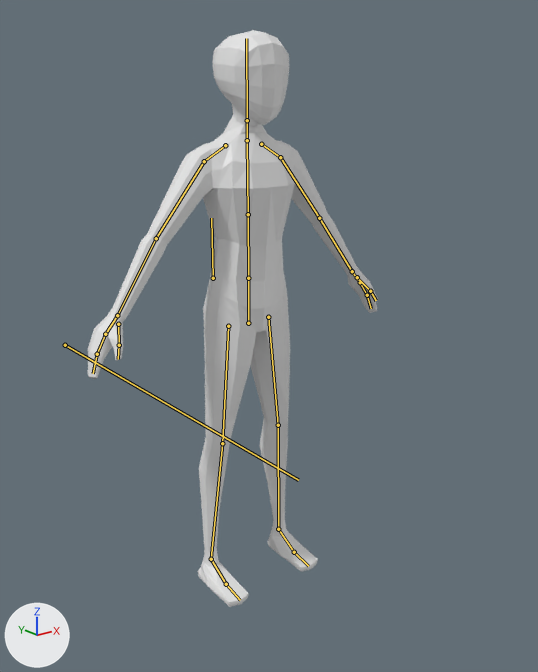
The Blender file Assets/BlenderModels/MainCharacter.blend, before and after one commit.
Camera for both pictures: a camera (50 mm lens) standing at (-1.55, -2.05, 1.77) and looking at (0.08, -0.02, 0.96). The lights are fixed; the arrows at lower left show +X, +Y and +Z. The bones that bend it are drawn over the model as lines.
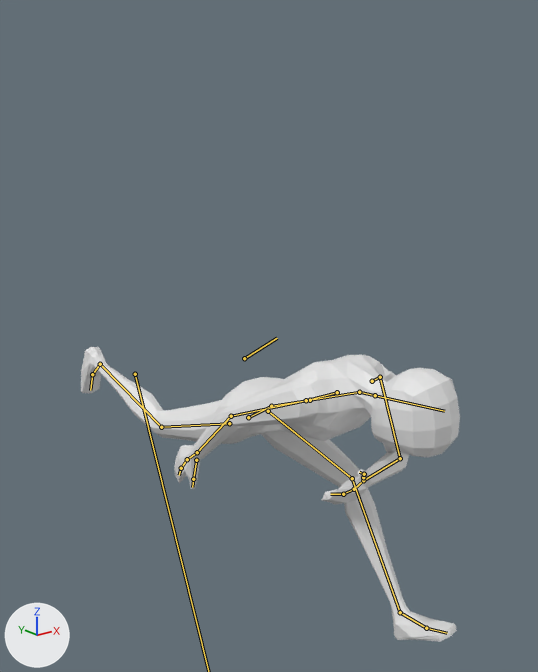
The newer file adds an action. The first version stands in its rest pose; the second is drawn at frame 3 of the action 'Dash'.

Where the change shows, as pixel boxes (x1, y1, x2, y2) in the pictures (538 x 672 px):
'Cube', posed (31% wider, 49% shorter)
    before: (88, 30, 378, 607)
    after: (81, 347, 460, 641)
bone 'Hips', root to tip
    before: (248, 323) to (248, 278)
    after: (248, 417) to (271, 406)
bone 'Spine', root to tip
    before: (248, 278) to (248, 214)
    after: (271, 406) to (310, 400)
bone 'Neck', root to tip
    before: (247, 140) to (247, 120)
    after: (359, 392) to (375, 395)
bone 'UpperArm.L', root to tip
    before: (280, 157) to (319, 218)
    after: (380, 377) to (400, 458)
bone 'LowerArm.L', root to tip
    before: (319, 218) to (352, 271)
    after: (400, 458) to (363, 480)
bone 'UpperArm.R', root to tip
    before: (204, 161) to (156, 238)
    after: (306, 400) to (231, 416)
bone 'LowerArm.R', root to tip
    before: (156, 238) to (117, 315)
    after: (231, 416) to (197, 452)
bone 'Toes.R', root to tip
    before: (226, 584) to (240, 600)
    after: (92, 374) to (90, 390)

What the commit changed:
Bone 'Hips' (bone_hips) moves from (0.0, 0.0, 0.0) to (0.0, -0.37, -0.007).
Bone 'Hips' (bone_hips) turns from (0, 0, 0) to (56, 0, 0) degrees about its own x, y and z.
Bone 'Spine' (bone_spine) turns from (0, 0, 0) to (10, 0, 0) degrees about its own x, y and z.
Bone 'Neck' (bone_neck) turns from (0, 0, 0) to (16, 3, -1) degrees about its own x, y and z.
Bone 'UpperArm.L' (bone_upperarm_l) turns from (0, 0, 0) to (83, -14, -62) degrees about its own x, y and z.
Bone 'LowerArm.L' (bone_lowerarm_l) turns from (0, 0, 0) to (-4, 25, -103) degrees about its own x, y and z.
Bone 'UpperArm.R' (bone_upperarm_r) turns from (0, 0, 0) to (0, 1, 22) degrees about its own x, y and z.
Bone 'LowerArm.R' (bone_lowerarm_r) turns from (0, 0, 0) to (19, 16, 16) degrees about its own x, y and z.
Bone 'Toes.R' (bone_toes_r) turns from (0, 0, 0) to (10, 0, 0) degrees about its own x, y and z.
Bone 'LegIK.L' (bone_legik_l) moves from (0.0, 0.0, 0.0) to (0.0, -0.663, -0.007).
Bone 'LegIK.L' (bone_legik_l) turns from (0, 0, 0) to (-33, 0, 0) degrees about its own x, y and z.
Bone 'PoleTarget.L' (bone_poletarget_l) moves from (0.0, 0.0, 0.0) to (-0.081, 0.0, 0.0).
Bone 'LegIK.R' (bone_legik_r) moves from (0.0, 0.0, 0.0) to (0.0, 0.852, 0.56).
Bone 'LegIK.R' (bone_legik_r) turns from (0, 0, 0) to (109, 0, 0) degrees about its own x, y and z.
Bone 'PoleTarget.R' (bone_poletarget_r) moves from (0.0, 0.0, 0.0) to (0.107, 0.011, 1.083).
